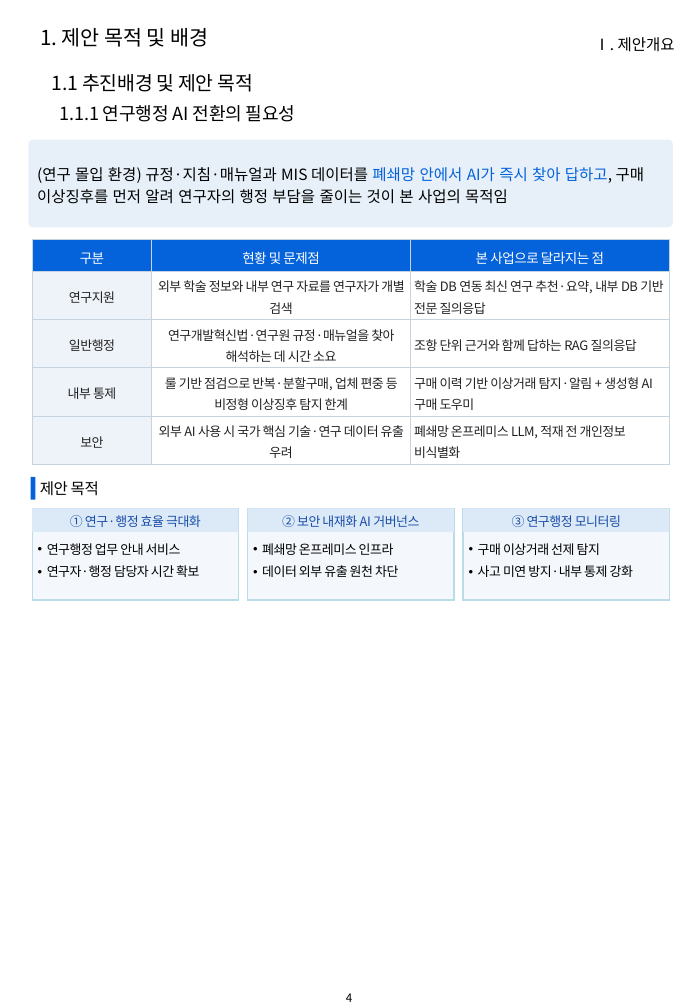
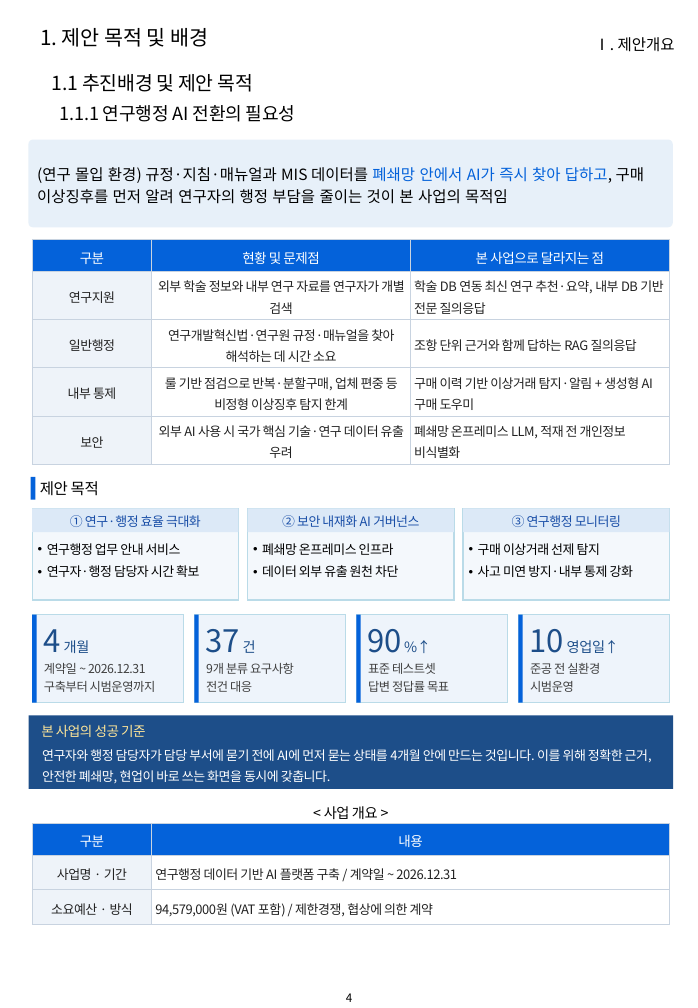
Before and after one commit to hwangsteeve-tech/hbjw, a slide deck: slide 4 of proposals/2026-08_kribb-ai-platform/kribb_proposal.pptx. Drawn at 698x1008 pixels with LibreOffice and Linux fonts; fonts in the diff are those of the drawing; background and template pictures are left out. Boxes give left, top, right and bottom in pixels: in the first picture for what was removed or moved away, otherwise in the second. Text is boxed around its words. In the diff, an @@ line names an element or a change of style, - is before the commit and + after.

```diff
--- a/proposals/2026-08_kribb-ai-platform/kribb_proposal.pptx
+++ b/proposals/2026-08_kribb-ai-platform/kribb_proposal.pptx
@@ rectangle added at (x1=33, y1=615, x2=183, y2=703), fill #EEF4FB, outline #BADBE8 1 pt @@
@@ rectangle added at (x1=33, y1=615, x2=37, y2=703), fill #0462DA @@
@@ text added at (x1=43, y1=629, x2=90, y2=653), 11 pt, text #1D4E89 @@
+4 개월
@@ rectangle added at (x1=195, y1=615, x2=345, y2=703), fill #EEF4FB, outline #BADBE8 1 pt @@
@@ rectangle added at (x1=195, y1=615, x2=199, y2=703), fill #0462DA @@
@@ text added at (x1=205, y1=629, x2=256, y2=653), 24 pt, text #1D4E89 @@
+37 건
@@ rectangle added at (x1=356, y1=615, x2=507, y2=703), fill #EEF4FB, outline #BADBE8 1 pt @@
@@ rectangle added at (x1=356, y1=615, x2=361, y2=703), fill #0462DA @@
@@ text added at (x1=367, y1=629, x2=401, y2=653), 24 pt, text #1D4E89 @@
+90 %↑
@@ rectangle added at (x1=518, y1=615, x2=669, y2=703), fill #EEF4FB, outline #BADBE8 1 pt @@
@@ rectangle added at (x1=518, y1=615, x2=523, y2=703), fill #0462DA @@
@@ text added at (x1=529, y1=629, x2=619, y2=653), 11 pt, text #1D4E89 @@
+10 영업일↑
@@ text added at (x1=44, y1=663, x2=156, y2=692), 9.5 pt, text #404040 @@
+계약일 ~ 2026.12.31
+구축부터 시범운영까지
@@ text added at (x1=206, y1=662, x2=294, y2=692), 9.5 pt, text #404040 @@
+9개 분류 요구사항
+전건 대응
@@ text added at (x1=368, y1=663, x2=449, y2=692), 9.5 pt, text #404040 @@
+표준 테스트셋
+답변 정답률 목표
@@ text added at (x1=530, y1=663, x2=600, y2=692), 9.5 pt, text #404040 @@
+준공 전 실환경
+시범운영
@@ rectangle added at (x1=29, y1=716, x2=674, y2=789), fill #1D4E89 @@
@@ text added at (x1=41, y1=725, x2=145, y2=737), 10.5 pt, text #FFE699 @@
+본 사업의 성공 기준
@@ text added at (x1=42, y1=749, x2=652, y2=783), 10 pt, text #FFFFFF @@
+연구자와 행정 담당자가 담당 부서에 묻기 전에 AI에 먼저 묻는 상태를 4개월 안에 만드는 것입니다. 이를 위해 정확한 근거, 안전한 폐쇄망, 현업이 바로 쓰는 화면을 동시에 갖춥니다.
@@ text added at (x1=324, y1=806, x2=378, y2=819), 11 pt, text #000000 @@
+< 사업 개요 >
@@ table added at (x1=33, y1=824, x2=669, y2=925), 3 rows, 2 columns @@
+구분 | 내용
+사업명 · 기간 | 연구행정 데이터 기반 AI 플랫폼 구축 / 계약일 ~ 2026.12.31
+소요예산 · 방식 | 94,579,000원 (VAT 포함) / 제한경쟁, 협상에 의한 계약
```
Also in this commit, not shown: 33 other slides changed, 5 other files.
